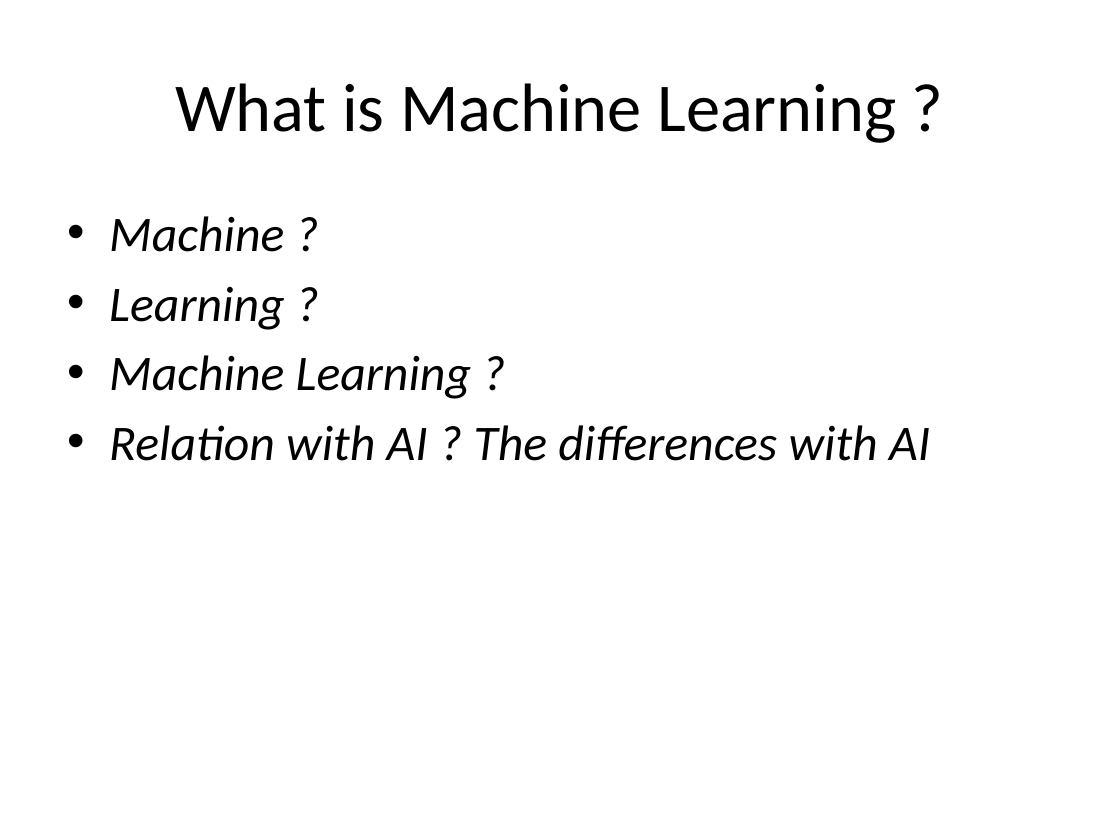
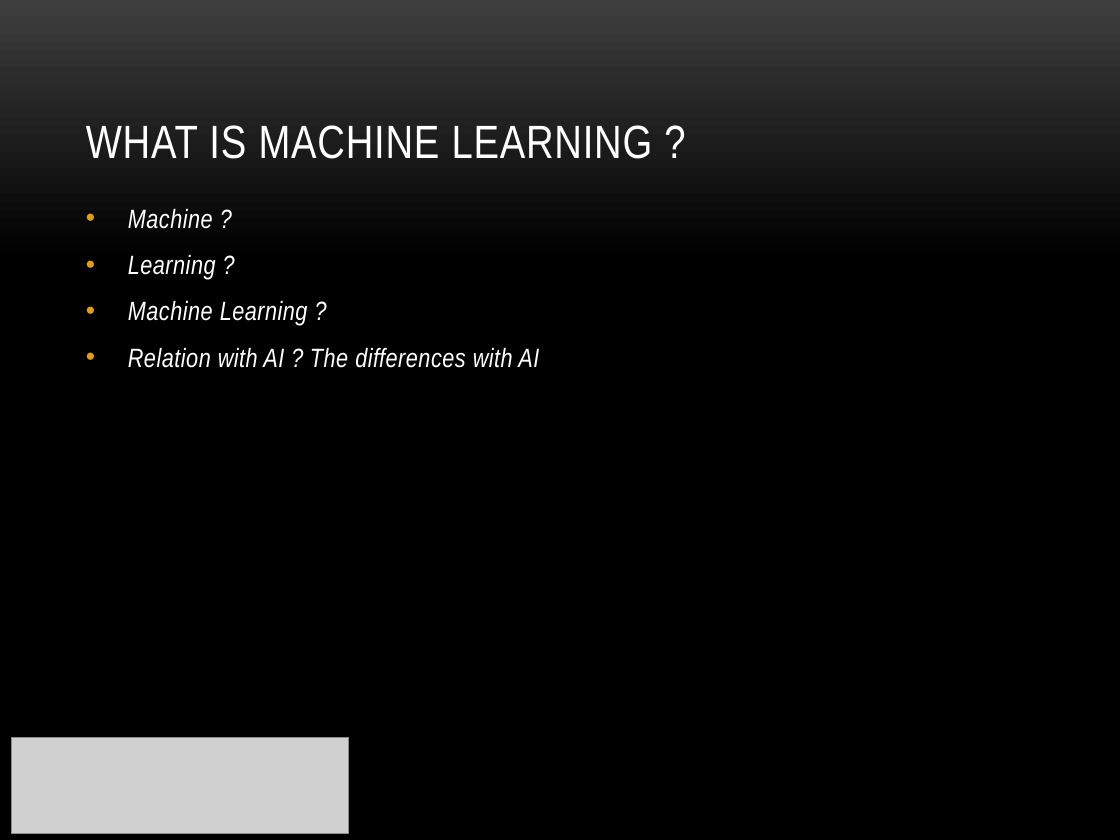
Before and after one commit to markus0708/Workshop_Python_-_ML, a slide deck: slide 2 of Part II Supervised_Learning/Introduction to Machine Learning.pptx. Drawn at 1120x840 pixels with LibreOffice and Linux fonts; fonts in the diff are those of the drawing; grey boxes stand for pictures; background and template pictures are left out. Boxes give left, top, right and bottom in pixels: in the first picture for what was removed or moved away, otherwise in the second. Text is boxed around its words. In the diff, an @@ line names an element or a change of style, - is before the commit and + after.

Commit message:
edit Supervised_Learning

```diff
--- a/Part II Supervised_Learning/Introduction to Machine Learning.pptx
+++ b/Part II Supervised_Learning/Introduction to Machine Learning.pptx
@@ background #FFFFFF to picture (left out) @@
@@ title "WHAT IS MACHINE LEARNING ?" at box(86, 125, 653, 159): vertical alignment middle to bottom @@
@@ title at box(86, 125, 653, 159): text changed; size 44 to 30 pt; font Calibri to Arial Narrow; text colour #000000 to #FFFFFF @@
-What is Machine Learning ?
+WHAT IS MACHINE LEARNING ?
@@ text "Machine ?": place and size @@
-text "Machine ?" at box(109, 216, 930, 461)
+text "Machine ?" at box(128, 208, 539, 368)
@@ text "Machine ?" at box(128, 208, 539, 368): size 32 to 17 pt, font Calibri to Arial Narrow, text colour #000000 to #FFFFFF, letter spacing 0 to 0.3 pt; more space between paragraphs @@
@@ picture added at box(11, 737, 348, 833) @@
```
Also in this commit, not shown: 18 other slides changed, 5 slides added, 5 slides removed, 2 other files.
